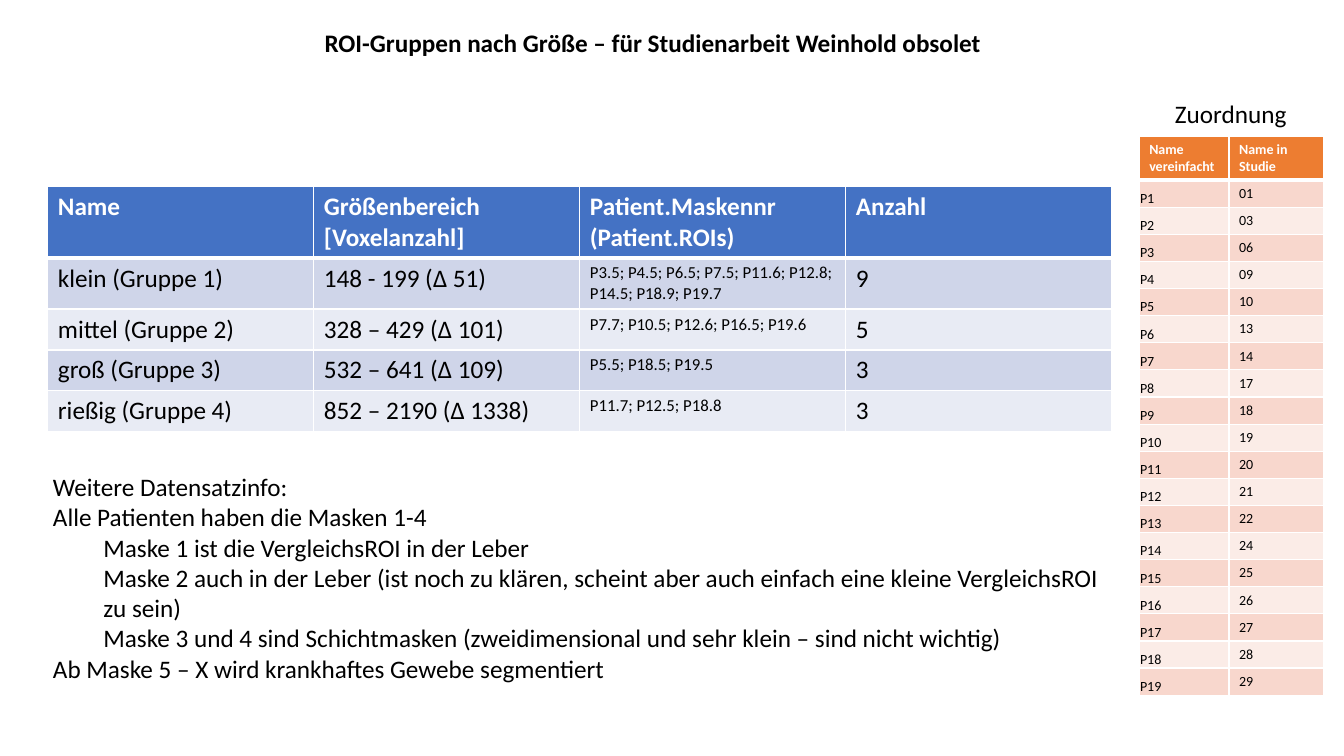
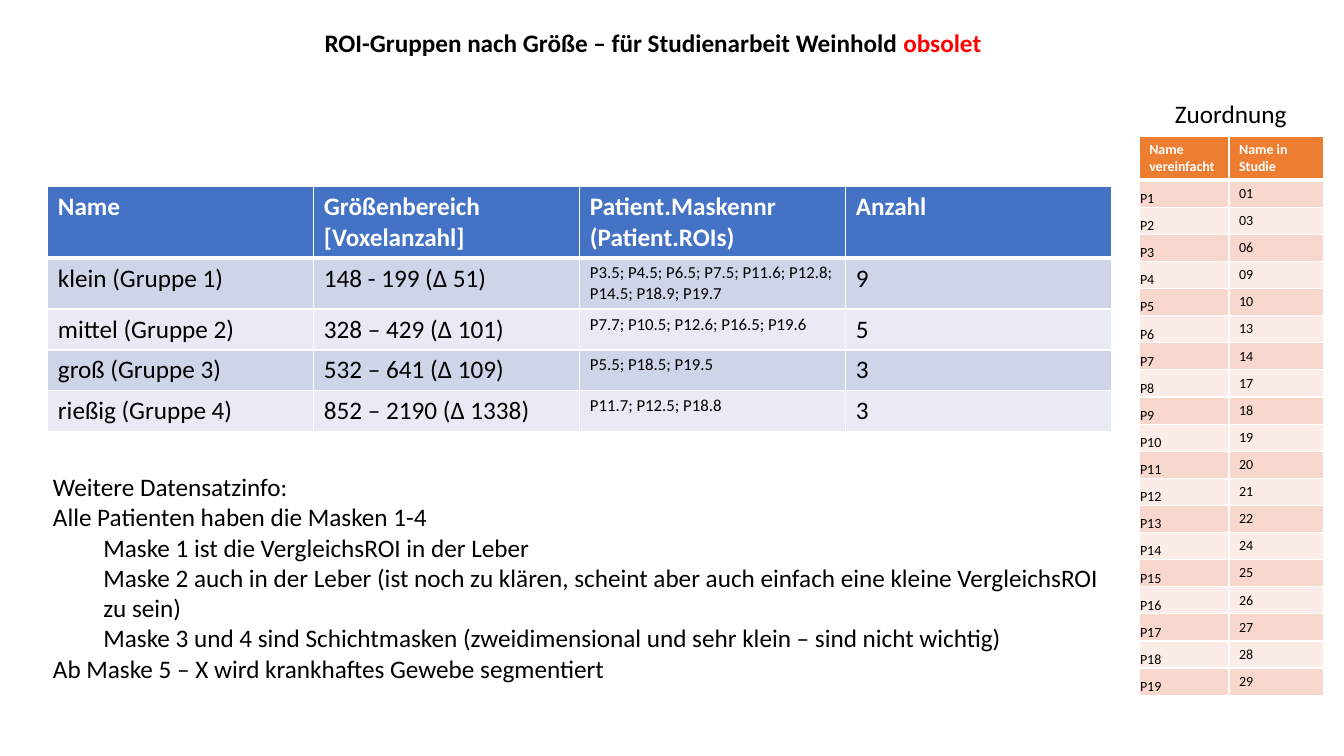
Before and after one commit to thomaskuestner/TAToolbox, a slide deck: slide 8 of Matthias/02-Patients3MBq/Was_wird_wie_getestet.pptx. Drawn at 1344x756 pixels with LibreOffice and Linux fonts; fonts in the diff are those of the drawing. Boxes give left, top, right and bottom in pixels: in the first picture for what was removed or moved away, otherwise in the second. Text is boxed around its words. In the diff, an @@ line names an element or a change of style, - is before the commit and + after.

```diff
--- a/Matthias/02-Patients3MBq/Was_wird_wie_getestet.pptx
+++ b/Matthias/02-Patients3MBq/Was_wird_wie_getestet.pptx
@@ title "ROI-Gruppen nach Größe – für ..." at <box>325,34,981,56</box>: text colour #000000 to #FF0000 in "obsolet" @@
```
Also in this commit, not shown: 1 other slide changed, 1 slide added, 7 other files.
